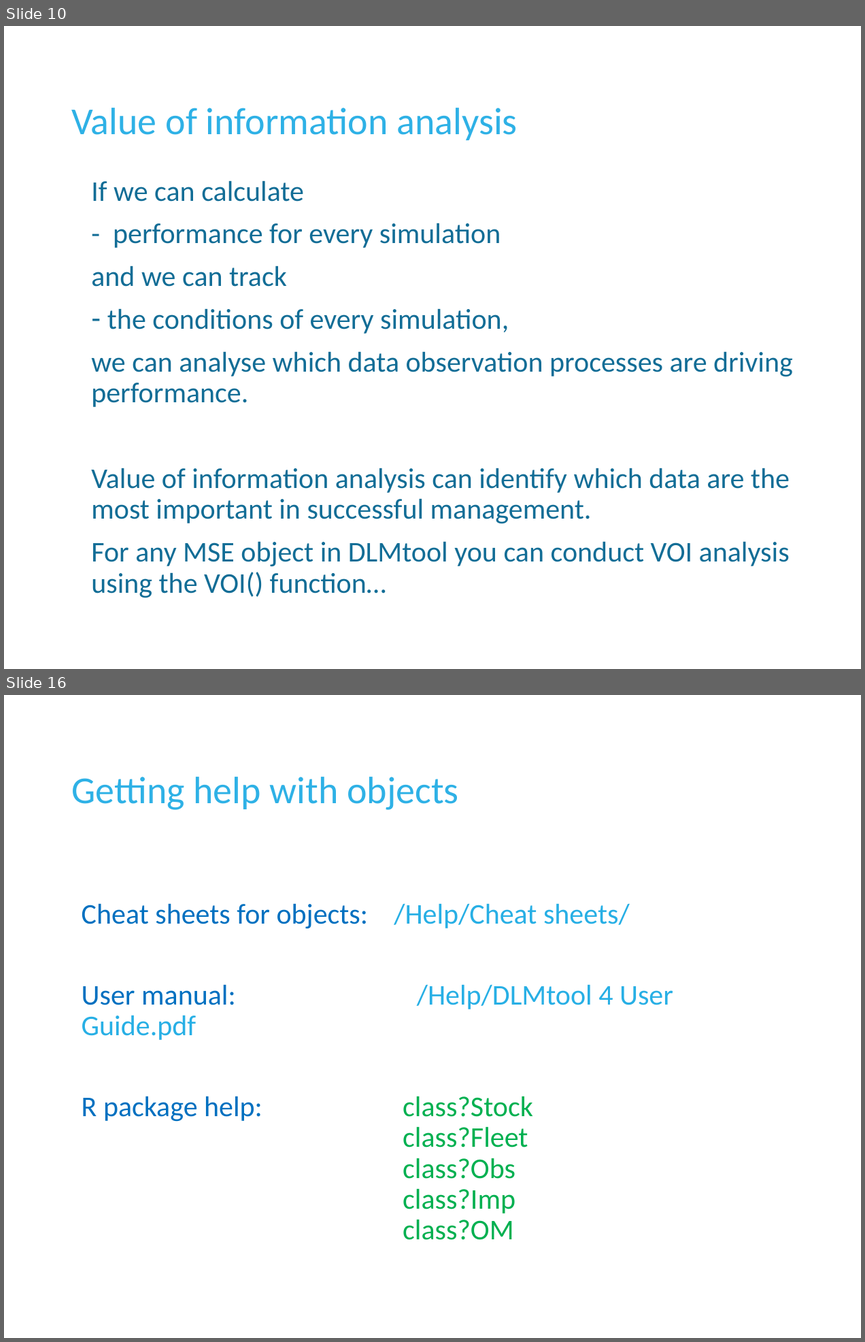
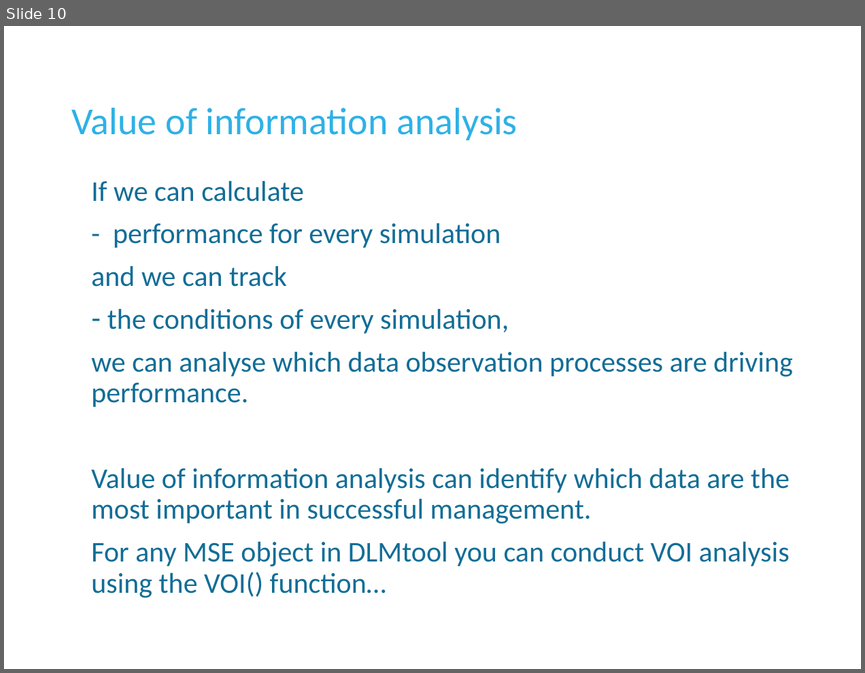
Before and after one commit to DLMtool/DLMDev, a slide deck: Disused code/Misc/Lectures/3 Customizing DLMtool/L3b Specifying MPs and other MSE outputs.pptx. Shown one above the other, each under a label of ours: slides 10 and 16 before the commit, slide 10 after it; the slides between them are not shown. The pictures are 865x1342 and 865x673 pixels, drawn with LibreOffice and Linux fonts; fonts in the diff are those of the drawing; background and template pictures are left out. Boxes give left, top, right and bottom in pixels: in the first picture for what was removed or moved away, otherwise in the second. Text is boxed around its words. In the diff, an @@ line names an element or a change of style, - is before the commit and + after.

```diff
--- a/Disused code/Misc/Lectures/3 Customizing DLMtool/L3b Specifying MPs and other MSE outputs.pptx
+++ b/Disused code/Misc/Lectures/3 Customizing DLMtool/L3b Specifying MPs and other MSE outputs.pptx
@@ slide 16 removed at box(4, 695, 861, 1338), background #FFFFFF @@
@@ title removed at box(71, 777, 458, 810) @@
-Getting help with objects
@@ text removed at box(82, 903, 673, 1240) @@
-Cheat sheets for objects: /Help/Cheat sheets/
-User manual: /Help/DLMtool 4 User Guide.pdf
-R package help: class?Stock
-class?Fleet
-class?Obs
-class?Imp
-class?OM
```
Also in this commit, not shown: 4 slides added, 5 other slides removed, 6 other files.
